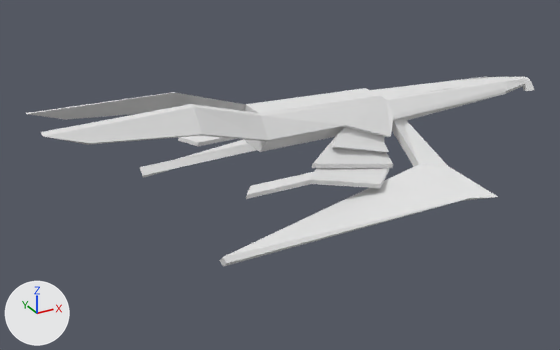
Renders of the Blender file Konzepte/blender/Schiff1/cruiser.blend from each side of a commit.
Both versions are drawn from a 50 mm lens placed at (-9.5, -14.91, 6.24), pointed at (-1.24, 0.12, -1.28). Arrows for +X, +Y and +Z are at lower left; the lights stay in place.

Before the edit, the objects in view are built like this:
```python
me_cube = bpy.data.meshes.new('Cube')
me_cube.from_pydata(...)  # 231 vertices, 198 faces, 3 loose edges; spans x -4.3..2.36, y -1.52..1.52, z -0.64..0.38
me_cube.materials.append(mat_material)  # white #e7e7e7
ob_cube = bpy.data.objects.new('Cube', me_cube)
ob_cube.location = (1.76, 0.0, 0.0)
ob_cube.scale = (1.99, 2.23, 2.79)
```
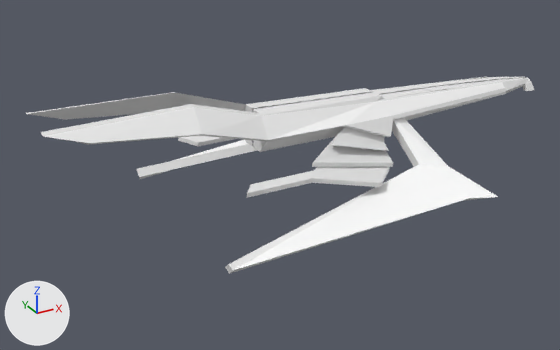
Location of each change, (x1, y1, x2, y2) in pixels of the pictures (560 x 350 px):
'Cube', reshaped, modifiers changed: before (26, 77, 534, 267); after (26, 77, 534, 274)
part 1 of me_cube, deleted: before (246, 168, 389, 199)
part 2 of me_cube, deleted: before (331, 127, 389, 152)
part 3 of me_cube, deleted: before (312, 135, 393, 168)
part 4 of me_cube, cut back: before (46, 77, 529, 267); after (137, 77, 527, 274)
part 5 of me_cube, recoloured: before (174, 139, 248, 160); after (46, 82, 505, 270)

The change, as a diff of the scene's bpy script:
```diff
--- a/Konzepte/blender/Schiff1/cruiser.blend.py
+++ b/Konzepte/blender/Schiff1/cruiser.blend.py
@@ mat_plates @@
+mat_plates = diffuse_material('Plates')
+mat_plates.base_color = (1.0, 1.0, 1.0)  # white #ffffff
@@ me_cube @@
 # used by ob_cube; location = (1.76, 0.0, 0.0); scale = (1.99, 2.23, 2.79)
-me_cube.from_pydata(...)  # 231 vertices, 198 faces, 3 loose edges; spans x -4.3..2.36, y -1.52..1.52, z -0.64..0.38
+me_cube.from_pydata(...)  # 133 vertices, 115 faces, 4 loose edges; spans x -4.3..2.36, y 0.01..1.52, z -0.65..0.38
+# me_cube part 1: the loose piece of 16 vertices spanning x -2.46..-0.4, y -0.96..-0.4, z -0.36..-0.14 is deleted
+# me_cube part 2: the loose piece of 12 vertices spanning x -1.17..-0.32, y -0.6..-0.28, z -0.23..0.0 is deleted
+# me_cube part 3: the loose piece of 8 vertices spanning x -1.51..-0.41, y -0.69..-0.32, z -0.32..-0.06 is deleted
+# me_cube part 4
+# 77 vertices are removed from x -4.3..2.36, y -1.52..-0.03, z -0.64..0.38
+# 88 faces are deleted
+# 3 loose edges are deleted
+# 11 vertices move from x -2.87..2.36, y -0.15..1.14, z -0.59..0.11 to x -2.87..2.36, y 0.01..1.26, z -0.65..0.11
+# 15 vertices are added at x -1.9..2.36, y 0.01, z -0.13..0.2
+# 4 loose edges are added
+# 33 new faces join them, mat_material (white #e7e7e7)
+# 2 new faces join them, mat_plates (white #ffffff)
+# me_cube part 5: 8 faces spanning x -4.3..1.75, y 0.13..1.52, z -0.59..0.37 switch from mat_material (white #e7e7e7) to mat_plates (white #ffffff)
@@ ob_cube @@
 ob_cube.scale = (1.99, 2.23, 2.79)
+_m = ob_cube.modifiers.new('Mirror', 'MIRROR')
+_m.use_axis = (False, True, False)
+_m.merge_threshold = 0.014
```
